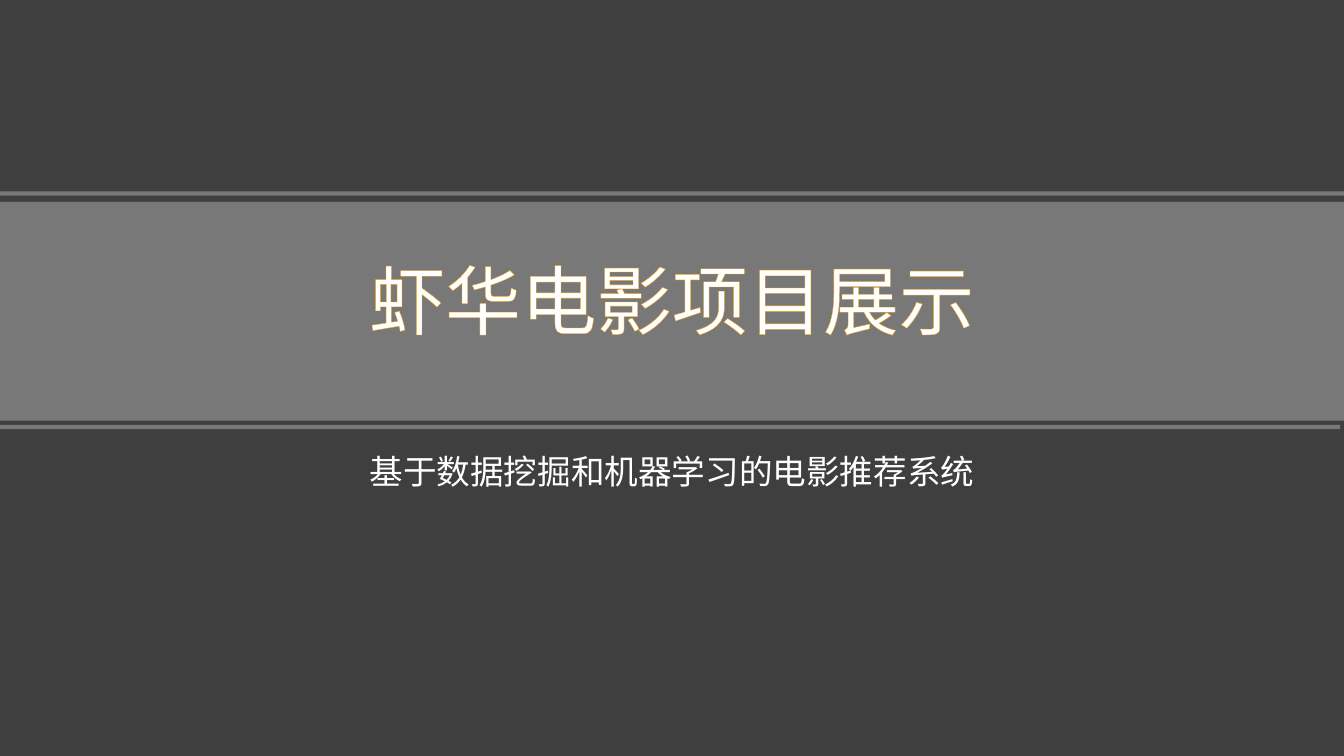
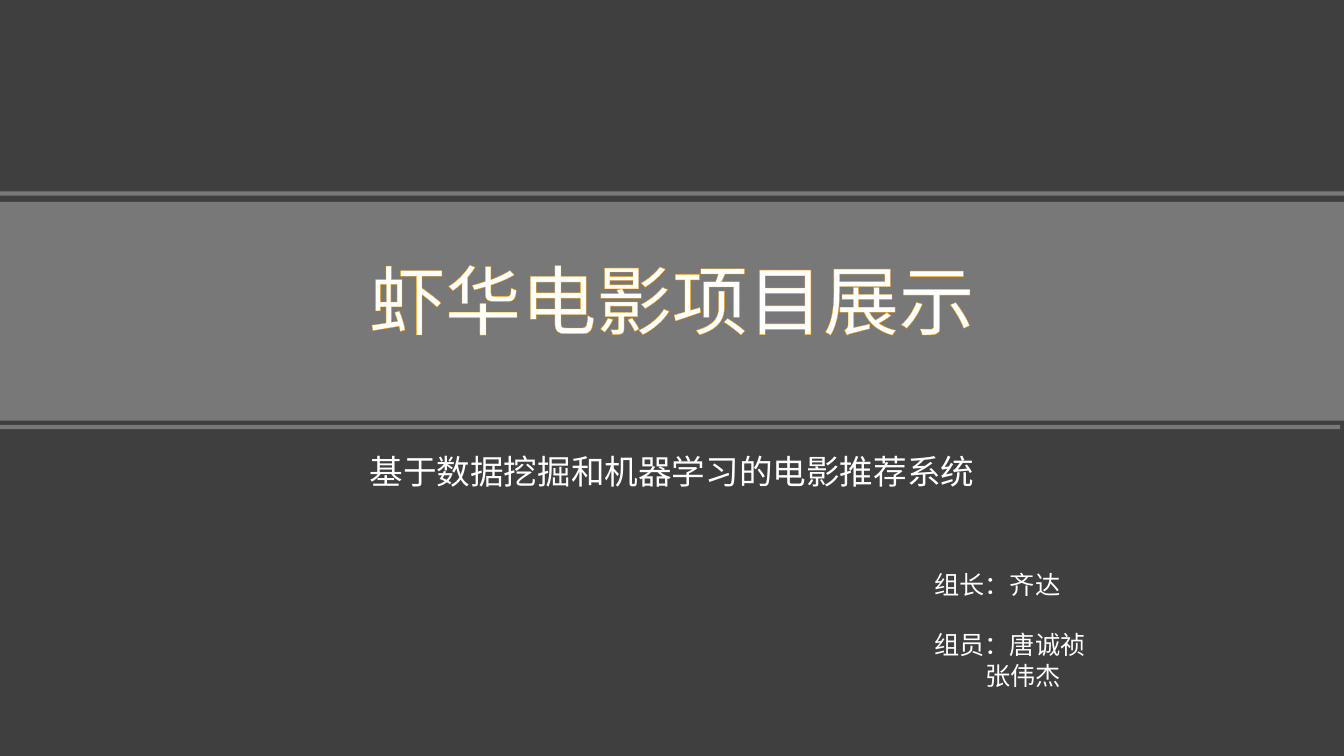
Before and after one commit to bigDataMLProject/Shrimp_hust, a slide deck: slide 1 of Shrimp_hust.pptx. Drawn at 1344x756 pixels with LibreOffice and Linux fonts; fonts in the diff are those of the drawing; background and template pictures are left out. Boxes give left, top, right and bottom in pixels: in the first picture for what was removed or moved away, otherwise in the second. Text is boxed around its words. In the diff, an @@ line names an element or a change of style, - is before the commit and + after.

Commit message:
ppt

```diff
--- a/Shrimp_hust.pptx
+++ b/Shrimp_hust.pptx
@@ text added at (x1=934, y1=573, x2=1085, y2=687), 18 pt, text #FFFFFF @@
+组长：齐达
+组员：唐诚祯
+张伟杰
```
Also in this commit, not shown: 1 slide added.
